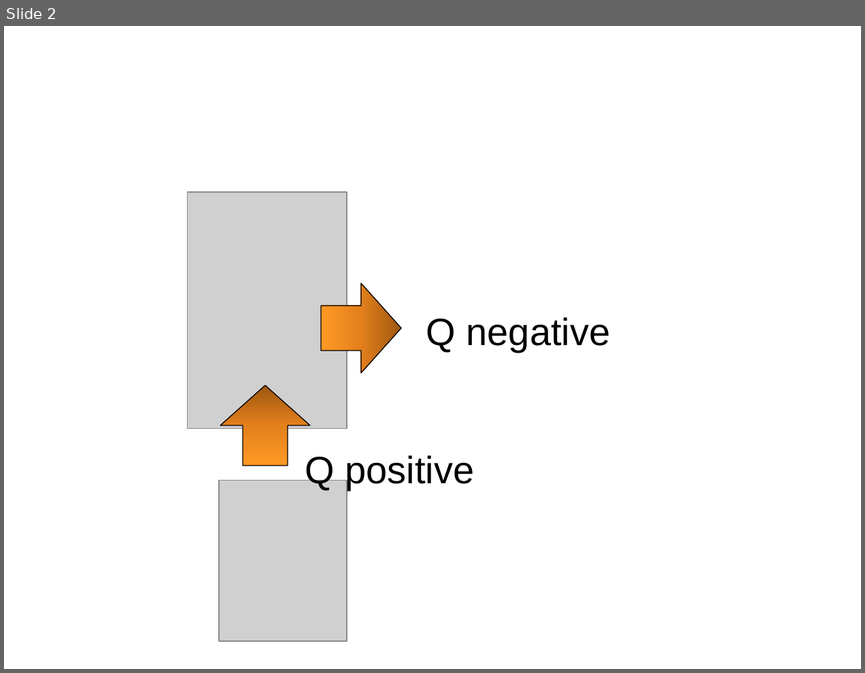
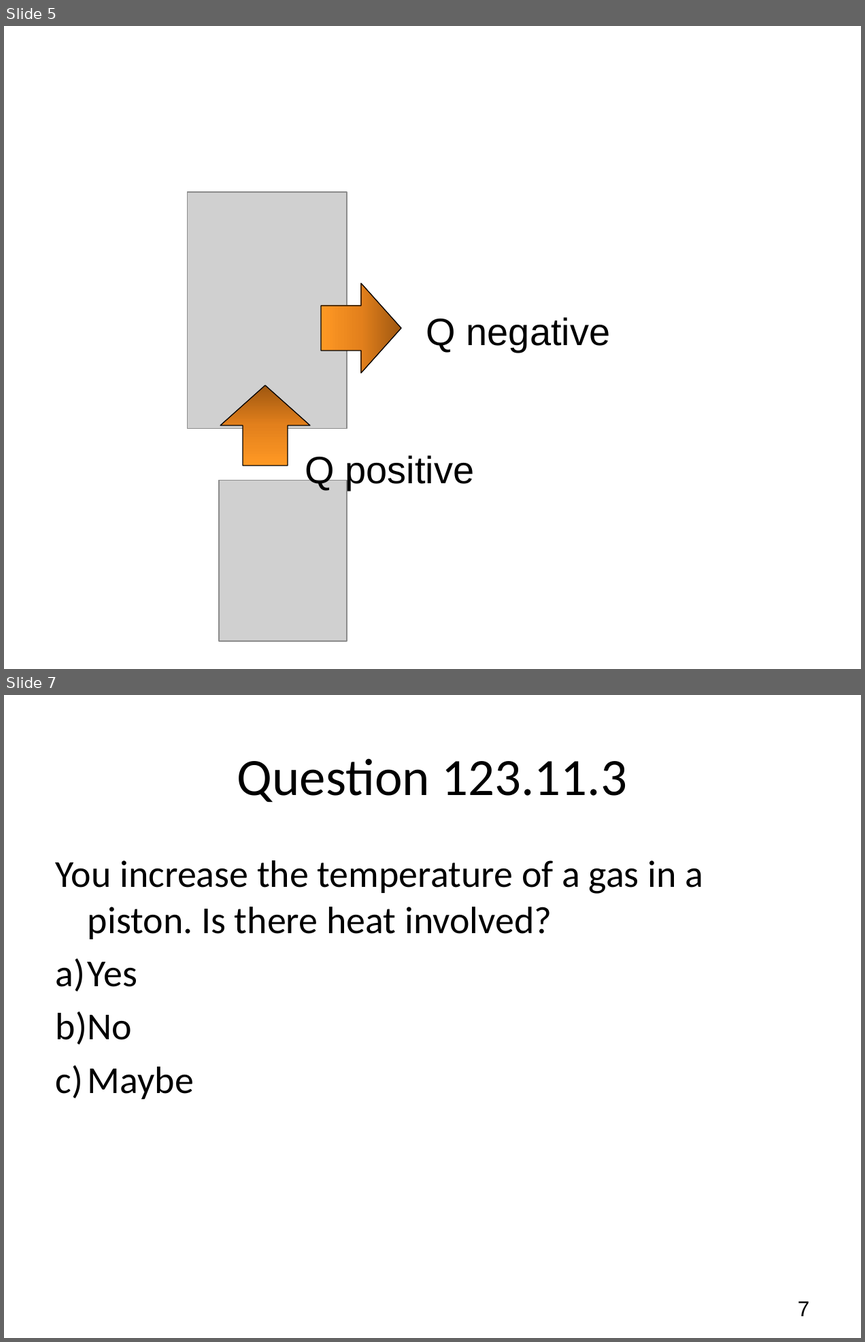
Before and after one commit to rtlines/Introductory-Physics-II, a slide deck: Lecture_Slides/PH 123 Lecture 35.pptx. Shown one above the other, each under a label of ours: slide 2 before the commit, slides 5 and 7 after it; the slides between them are not shown. The pictures are 865x673 and 865x1342 pixels, drawn with LibreOffice and Linux fonts; fonts in the diff are those of the drawing; grey boxes stand for pictures. Boxes give left, top, right and bottom in pixels: in the first picture for what was removed or moved away, otherwise in the second. Text is boxed around its words. In the diff, an @@ line names an element or a change of style, - is before the commit and + after.

```diff
--- a/Lecture_Slides/PH 123 Lecture 35.pptx
+++ b/Lecture_Slides/PH 123 Lecture 35.pptx
@@ slide 7 added at bbox=[4, 695, 861, 1338], background #FFFFFF @@
@@ title added at bbox=[237, 758, 628, 802], 44 pt, text #000000 @@
+Question 123.11.3
@@ text added at bbox=[56, 860, 703, 1099], 32 pt, text #000000 @@
+You increase the temperature of a gas in a piston. Is there heat involved?
+a) Yes
+b) No
+c) Maybe
@@ page number added at bbox=[798, 1301, 810, 1316], 18 pt, text #000000 @@
+7
@@ what was slide 2 is now slide 5 @@
```
Also in this commit, not shown: 3 slides changed, 12 other slides added, 1 slide removed, 23 other files.
